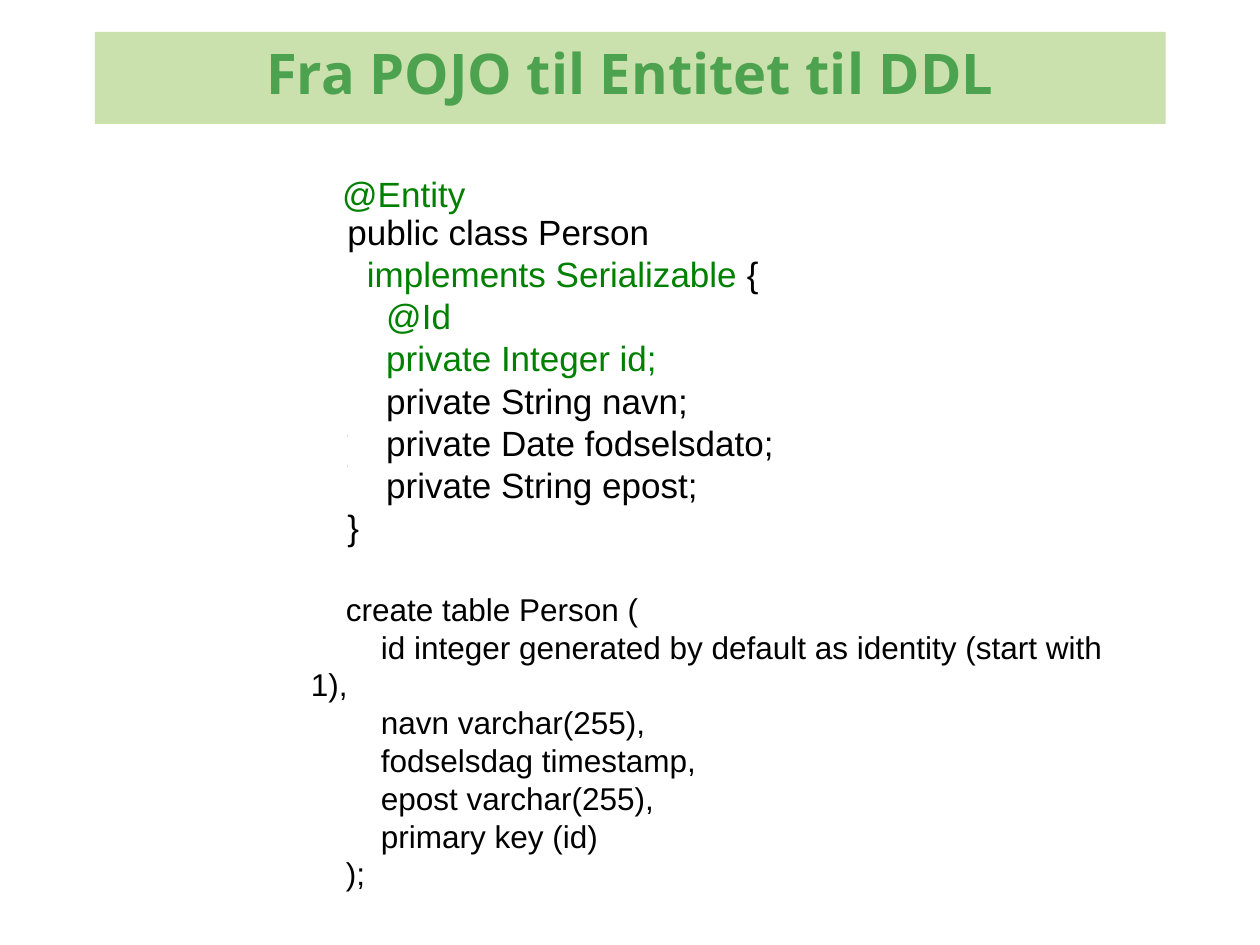
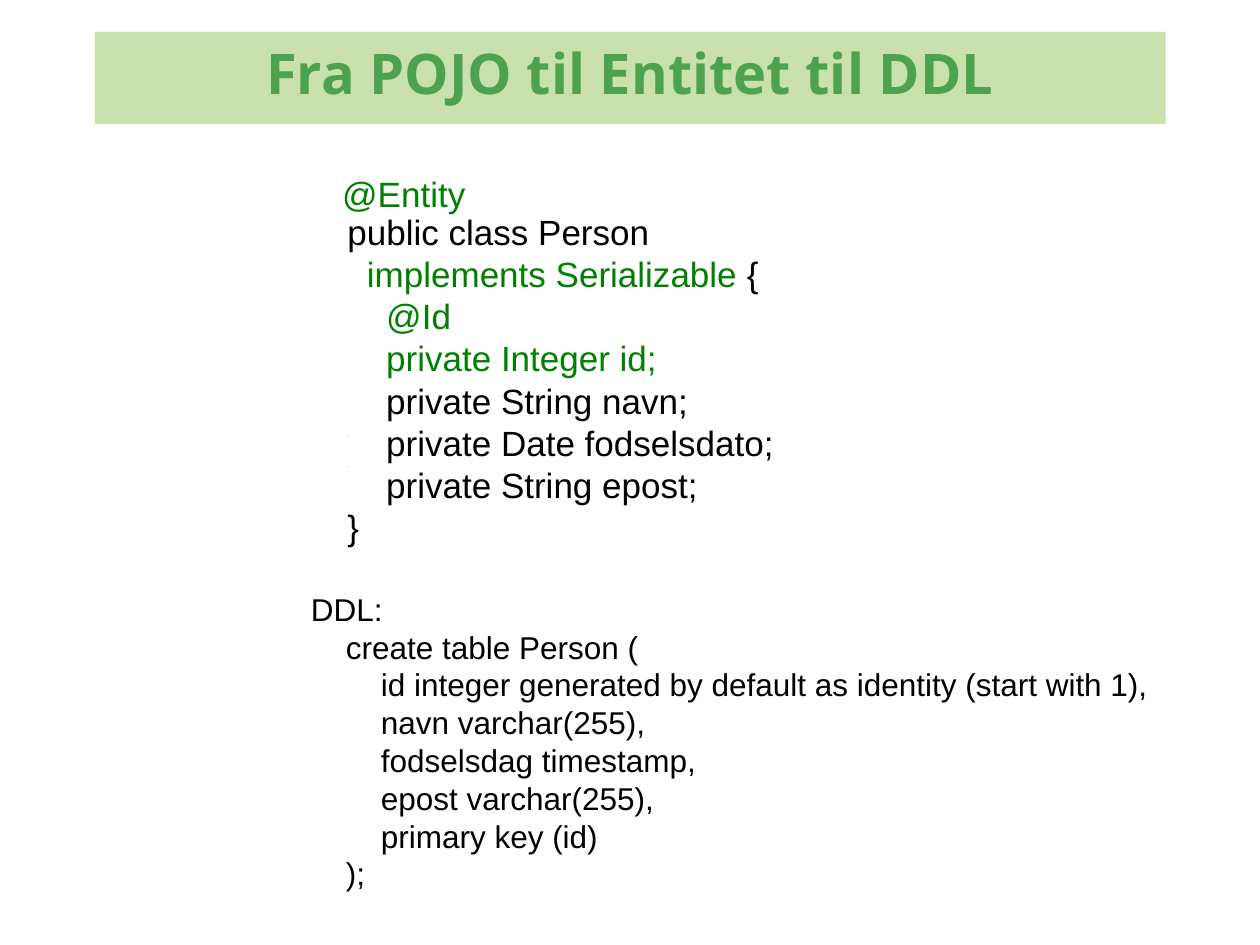
Before and after one commit to kenglxn/seam-maven-refimpl, a slide deck: slide 6 of sandbox/loo/jpa-continued/jpa-intro.odp. Drawn at 1260x945 pixels with LibreOffice and Linux fonts; fonts in the diff are those of the drawing; background and template pictures are left out. Boxes give left, top, right and bottom in pixels: in the first picture for what was removed or moved away, otherwise in the second. Text is boxed around its words. In the diff, an @@ line names an element or a change of style, - is before the commit and + after.

```diff
--- a/sandbox/loo/jpa-continued/jpa-intro.odp
+++ b/sandbox/loo/jpa-continued/jpa-intro.odp
@@ text at [311, 599, 383, 621]: paragraph added @@
+DDL:
```
Also in this commit, not shown: 2 other slides changed, 1 other file.
